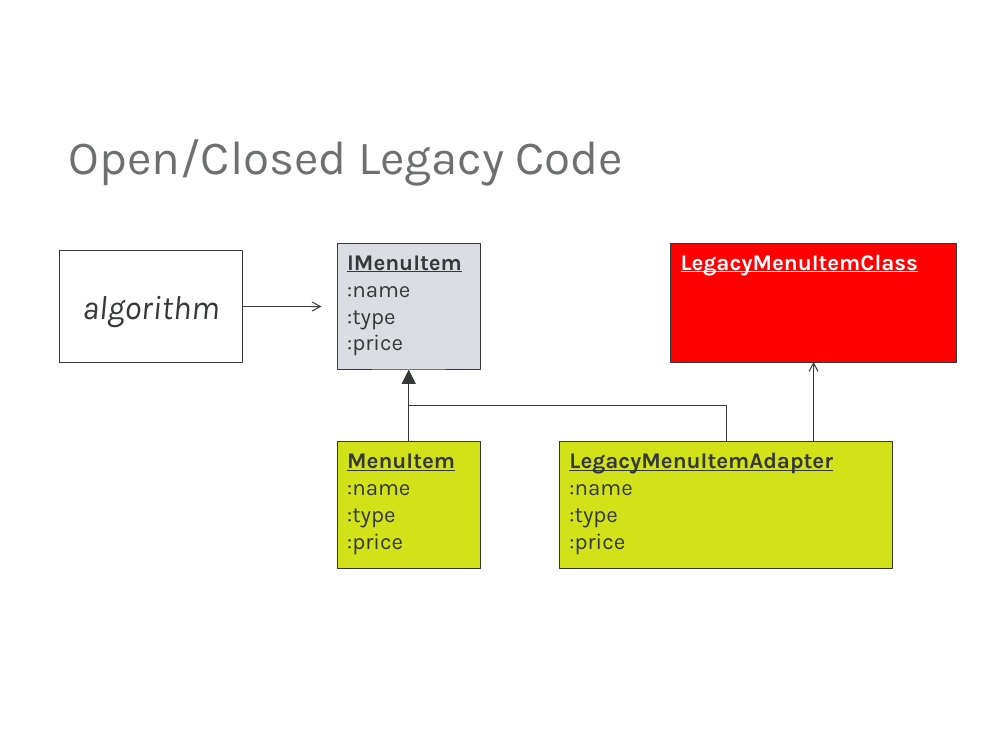
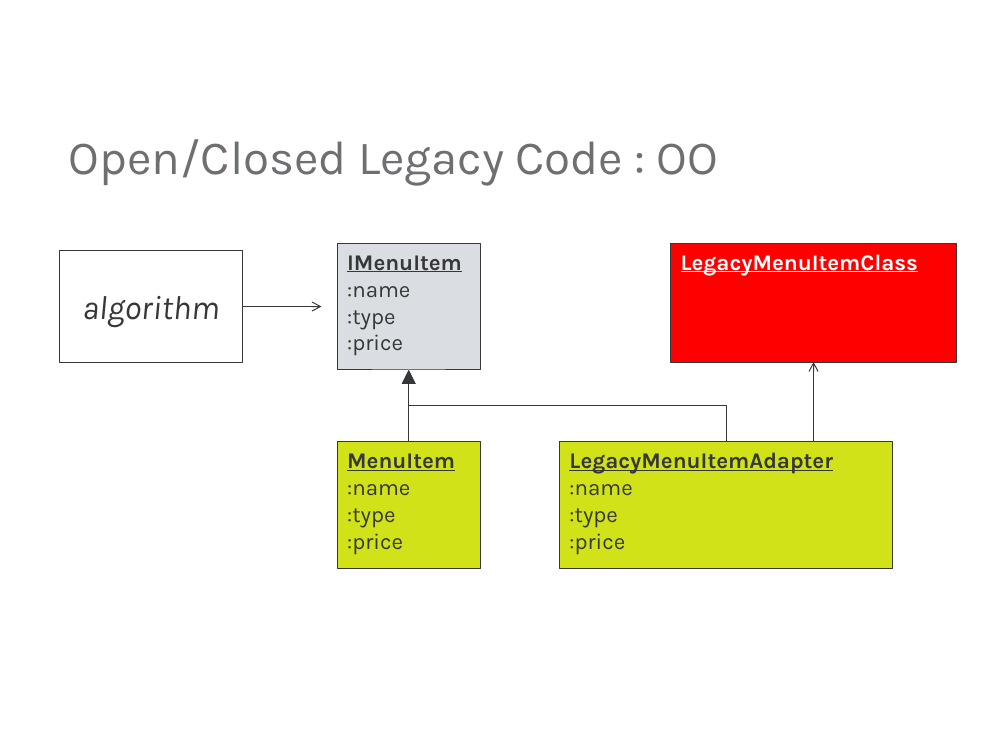
Before and after one commit to mjul/top-10-clojure-oredev-2011, a slide deck: slide 42 of Top Things to Learn From Clojure.pptx (slide 41 before the commit). Drawn at 1008x756 pixels with LibreOffice and Linux fonts; fonts in the diff are those of the drawing; background and template pictures are left out. Boxes give left, top, right and bottom in pixels: in the first picture for what was removed or moved away, otherwise in the second. Text is boxed around its words. In the diff, an @@ line names an element or a change of style, - is before the commit and + after.

```diff
--- a/Top Things to Learn From Clojure.pptx
+++ b/Top Things to Learn From Clojure.pptx
@@ title at [69,139,718,185]: text changed @@
-Open/Closed Legacy Code
+Open/Closed Legacy Code : OO
```
Also in this commit, not shown: 7 other slides changed, 1 slide added, 1 other file.
